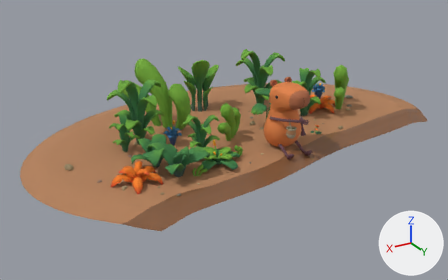
The glTF model apps/website/public/models/riverside/hero.glb as it was, and as the next commit left it.
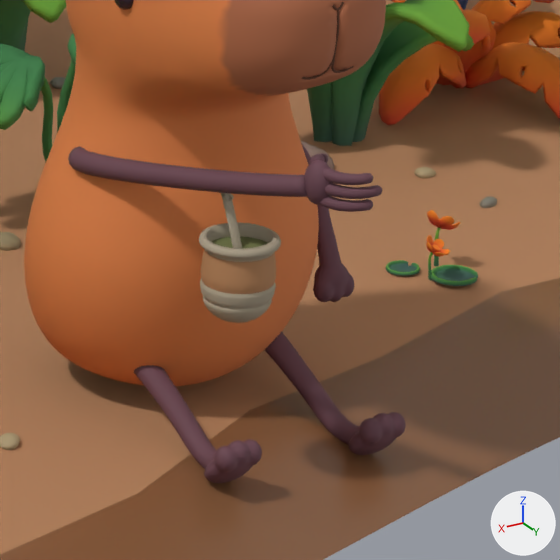
Each version appears first whole from a 50 mm camera at (19.2, 25.69, 14.12) aimed at (1.75, -3.39, -0.42), and next in a close-up on the part from 58% to 74% of the width and 35% to 60% of the height. Every picture has the same lights, and +X, +Y and +Z are marked at lower right. The last two pictures show the newer version. Both versions are drawn at full value of the shape key 'Sip 08' of 'Right • seamless arm and three-finger paw.001'; the numbers are the values there. Vertices at exactly the same position are counted once.

Objects in the first close-up: 'Body • soft continuous head and belly.001', 'Left • seamless arm and three-finger paw.001', 'Left • seamless leg and three-toed foot.001', 'Mate | Oak cup.002', 'Mate | Silver rim.002', 'Pack plant 008 • Plant.002', 'Pack plant 014 • Plant.002', 'Pack plant 015 • Plant.002', 'Pack plant 074 • Plant.002', 'Right • seamless arm and three-finger paw.001', 'Right • seamless leg and three-toed foot.001', 'Warm sculpted riverbank.002' and 14 more.
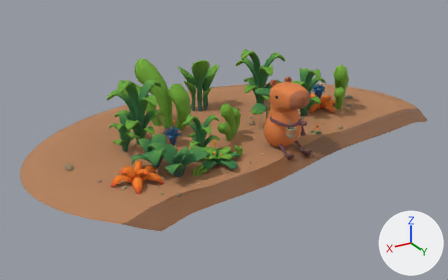
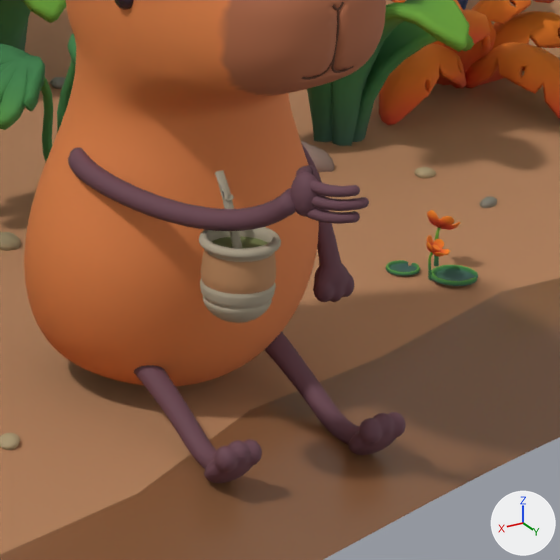
What differs and where, as boxes (x1, y1, x2, y2) in the close-ups (560 x 560 px; the box of a moved part takes in the faces that stretch with it):
'Right • seamless arm and three-finger paw.001', reshaped (25% taller)
    before: (68, 146, 382, 212)
    after: (68, 148, 369, 231)
part 1 of me_right_arm_with_natural_side_attachment_and_soft_arc___evaluated_web, moved or reshaped
    before: (304, 160, 332, 205)
    after: (290, 172, 319, 217)
part 2 of me_right_arm_with_natural_side_attachment_and_soft_arc___evaluated_web, moved or reshaped
    before: (319, 196, 370, 212)
    after: (306, 208, 356, 224)
part 3 of me_right_arm_with_natural_side_attachment_and_soft_arc___evaluated_web, moved or reshaped
    before: (366, 199, 373, 210)
    after: (353, 211, 360, 222)
part 4 of me_right_arm_with_natural_side_attachment_and_soft_arc___evaluated_web, moved or reshaped
    before: (325, 183, 382, 199)
    after: (312, 195, 369, 211)
part 5 of me_right_arm_with_natural_side_attachment_and_soft_arc___evaluated_web, moved or reshaped
    before: (323, 167, 370, 185)
    after: (310, 179, 356, 197)
part 6 of me_right_arm_with_natural_side_attachment_and_soft_arc___evaluated_web, moved or reshaped
    before: (367, 173, 373, 184)
    after: (354, 185, 360, 195)
part 7 of me_right_arm_with_natural_side_attachment_and_soft_arc___evaluated_web, moved or reshaped
    before: (309, 154, 327, 164)
    after: (296, 165, 314, 176)
part 8 of me_right_arm_with_natural_side_attachment_and_soft_arc___evaluated_web, moved or reshaped
    before: (68, 146, 307, 197)
    after: (68, 148, 296, 231)

Patch to the scene script:
```diff
--- a/apps/website/public/models/riverside/hero.glb.py
+++ b/apps/website/public/models/riverside/hero.glb.py
@@ me_right_arm_with_natural_side_attachment_and_soft_arc___evaluated_web @@
 # used by ob_right___seamless_arm_and_three_finger_paw_001; location = (0.0, 0.0, 0.0)
-me_right_arm_with_natural_side_attachment_and_soft_arc___evaluated_web.from_pydata(...)  # 1577 vertices, 3116 faces; spans x -0.01..0.96, y -0.05..2.3, z 1.86..2.45
+me_right_arm_with_natural_side_attachment_and_soft_arc___evaluated_web.from_pydata(...)  # 1577 vertices, 3116 faces; spans x 0.05..0.97, y -0.05..2.25, z 1.76..2.36
+# me_right_arm_with_natural_side_attachment_and_soft_arc___evaluated_web part 1: the loose piece of 222 vertices spanning x 0.19..0.37, y 1.86..2.07, z 2.14..2.45 is moved by (0.06, -0.06, -0.09)
+# me_right_arm_with_natural_side_attachment_and_soft_arc___evaluated_web part 2: the loose piece of 180 vertices spanning x 0.08..0.32, y 1.95..2.29, z 2.15..2.24 is moved by (0.06, -0.06, -0.09)
+# me_right_arm_with_natural_side_attachment_and_soft_arc___evaluated_web part 3: the loose piece of 62 vertices spanning x 0.05..0.12, y 2.22..2.29, z 2.16..2.23 is moved by (0.06, -0.06, -0.09)
+# me_right_arm_with_natural_side_attachment_and_soft_arc___evaluated_web part 4: the loose piece of 241 vertices spanning x -0.01..0.32, y 1.95..2.3, z 2.24..2.34 is moved by (0.06, -0.06, -0.09)
+# me_right_arm_with_natural_side_attachment_and_soft_arc___evaluated_web part 5: the loose piece of 180 vertices spanning x 0.08..0.32, y 1.95..2.28, z 2.34..2.43 is moved by (0.06, -0.06, -0.09)
+# me_right_arm_with_natural_side_attachment_and_soft_arc___evaluated_web part 6: the loose piece of 62 vertices spanning x 0.06..0.13, y 2.21..2.29, z 2.35..2.42 is moved by (0.06, -0.06, -0.09)
+# me_right_arm_with_natural_side_attachment_and_soft_arc___evaluated_web part 7: the loose piece of 168 vertices spanning x 0.07..0.31, y 1.71..1.96, z 2.31..2.45 is moved by (0.06, -0.06, -0.09)
+# me_right_arm_with_natural_side_attachment_and_soft_arc___evaluated_web part 8: 389 of 1577 vertices moved; they spanned x 0.26..0.96, y -0.03..1.95, z 1.86..2.34 and now span x 0.32..0.97, y -0.03..1.92, z 1.76..2.23; mean shift (0.03, -0.03, -0.16); largest move (0.63, 1.36, 2.18) -> (0.68, 1.32, 1.9)
+# other edits to the shape of me_right_arm_with_natural_side_attachment_and_soft_arc___evaluated_web do not show in these pictures
 me_right_arm_with_natural_side_attachment_and_soft_arc___evaluated_web.materials.append(mat_soft_clay___muted_plum_limbs___web)
```
